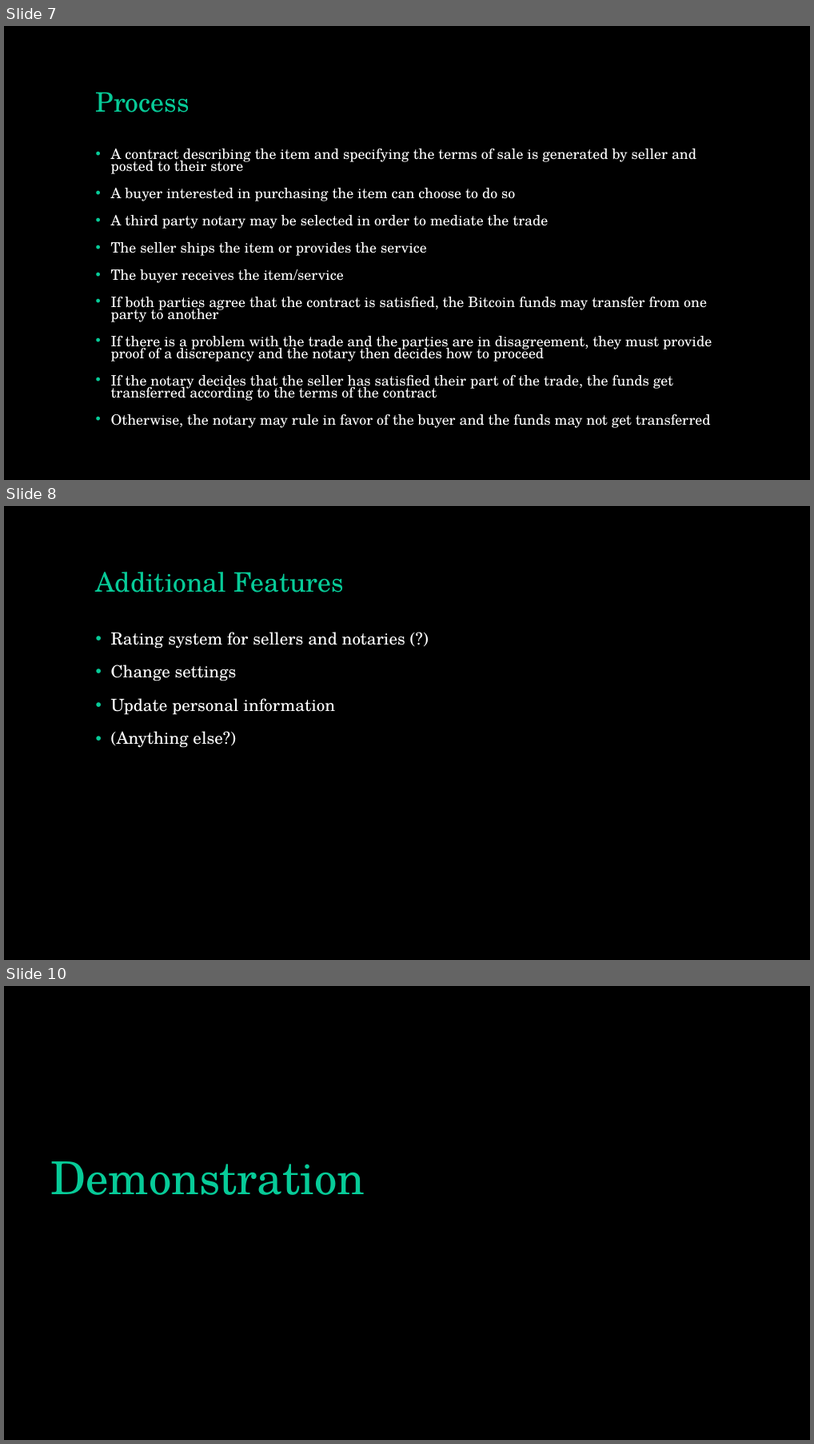
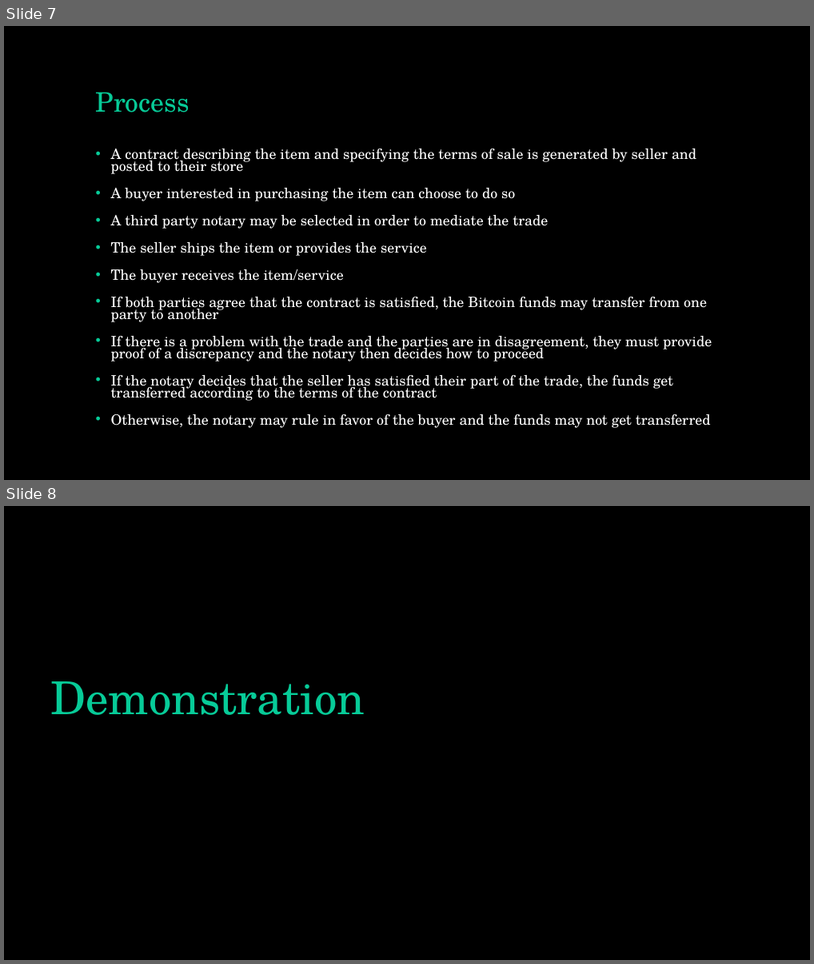
Before and after one commit to cgsheeh/SFWR3XA3_Redevelopment, a slide deck: Presentation/OpenBazaarSlides.pptx. Shown one above the other, each under a label of ours: slides 7, 8 and 10 before the commit, slides 7 and 8 after it; the slides between them are not shown. The pictures are 814x1444 and 814x964 pixels, drawn with LibreOffice and Linux fonts; fonts in the diff are those of the drawing; background and template pictures are left out. Boxes give left, top, right and bottom in pixels: in the first picture for what was removed or moved away, otherwise in the second. Text is boxed around its words. In the diff, an @@ line names an element or a change of style, - is before the commit and + after.

```diff
--- a/Presentation/OpenBazaarSlides.pptx
+++ b/Presentation/OpenBazaarSlides.pptx
@@ slide 8 removed at <box>4,506,810,960</box>, background #000000 @@
@@ title removed at <box>96,572,344,592</box> @@
-Additional Features
@@ text removed at <box>111,632,406,748</box> @@
-• Rating system for sellers and notaries (?)
-• Change settings
-• Update personal information
-• (Anything else?)
@@ what was slide 10 is now slide 8 @@
```
Also in this commit, not shown: 1 slide changed, 1 other slide removed, 1 other file.
